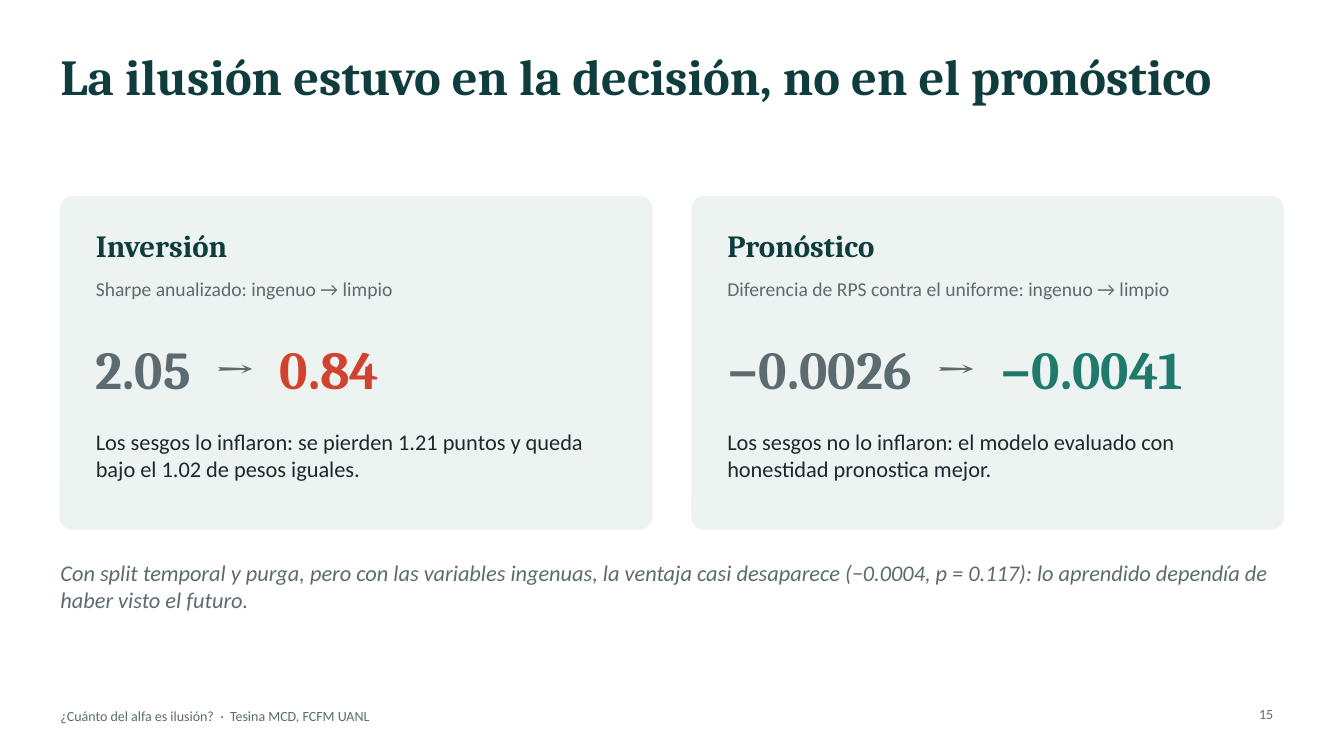
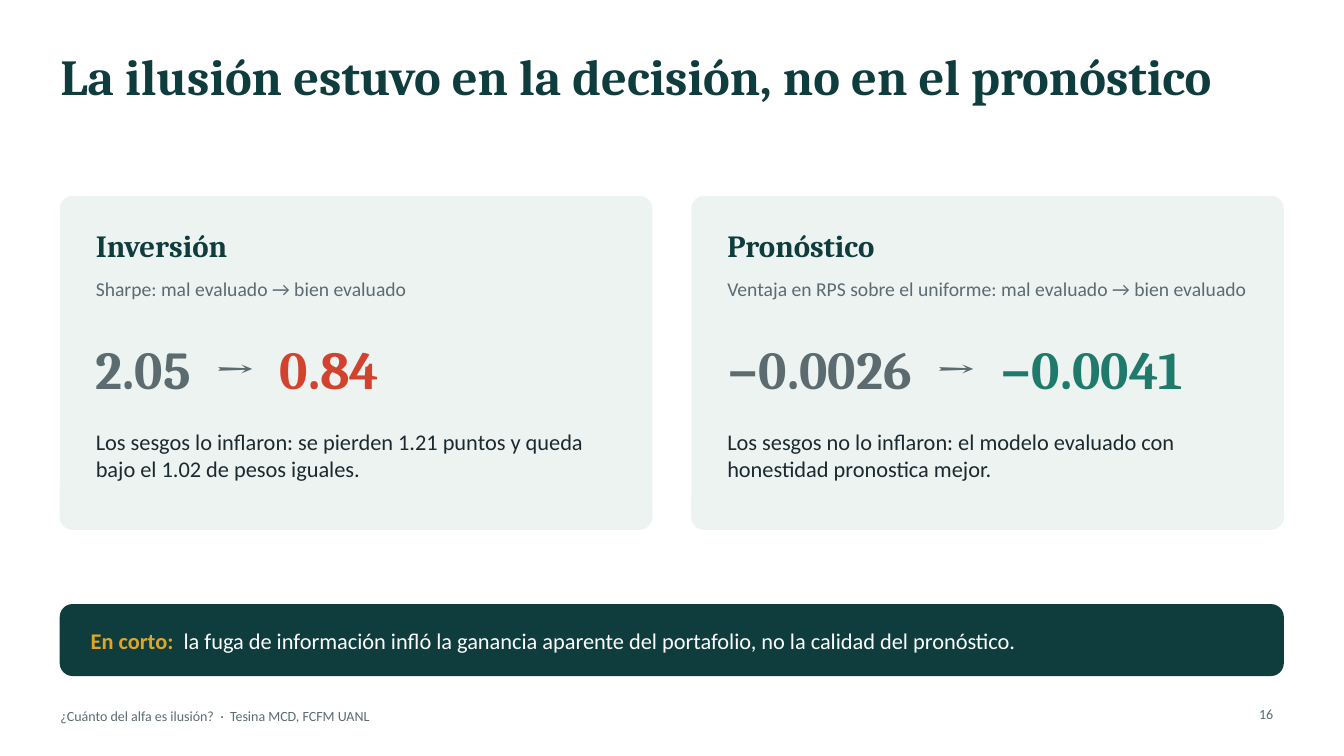
Before and after one commit to marcgym2/tesina-m6, a slide deck: slide 16 of thesis/slides/tesina_defensa.pptx (slide 15 before the commit). Drawn at 1344x756 pixels with LibreOffice and Linux fonts; fonts in the diff are those of the drawing. Boxes give left, top, right and bottom in pixels: in the first picture for what was removed or moved away, otherwise in the second. Text is boxed around its words. In the diff, an @@ line names an element or a change of style, - is before the commit and + after.

```diff
--- a/thesis/slides/tesina_defensa.pptx
+++ b/thesis/slides/tesina_defensa.pptx
@@ text at [96,282,406,299]: text changed @@
-Sharpe anualizado: ingenuo → limpio
+Sharpe: mal evaluado → bien evaluado
@@ text at [727,282,1246,300]: text changed @@
-Diferencia de RPS contra el uniforme: ingenuo → limpio
+Ventaja en RPS sobre el uniforme: mal evaluado → bien evaluado
@@ text in rounded rectangle at [60,565,1267,611]: text removed @@
-Con split temporal y purga, pero con las variables ingenuas, la ventaja casi desaparece (−0.0004, p = 0.117): lo aprendido dependía de haber visto el futuro.
@@ rounded rectangle: place and size @@
-rounded rectangle at [60,565,1267,611]
+rounded rectangle at [60,605,1284,676]
@@ rounded rectangle at [60,605,1284,676]: fill none to #0F3D3E; outline none to #0F3D3E 1 pt @@
@@ text added at [91,633,1015,653], 16 pt, text #FFFFFF @@
+En corto: la fuga de información infló la ganancia aparente del portafolio, no la calidad del pronóstico.
@@ page number at [1259,709,1273,719]: text changed @@
-15
+16
```
Also in this commit, not shown: 11 other slides changed, 3 slides added, 1 slide removed, 1 other file.
